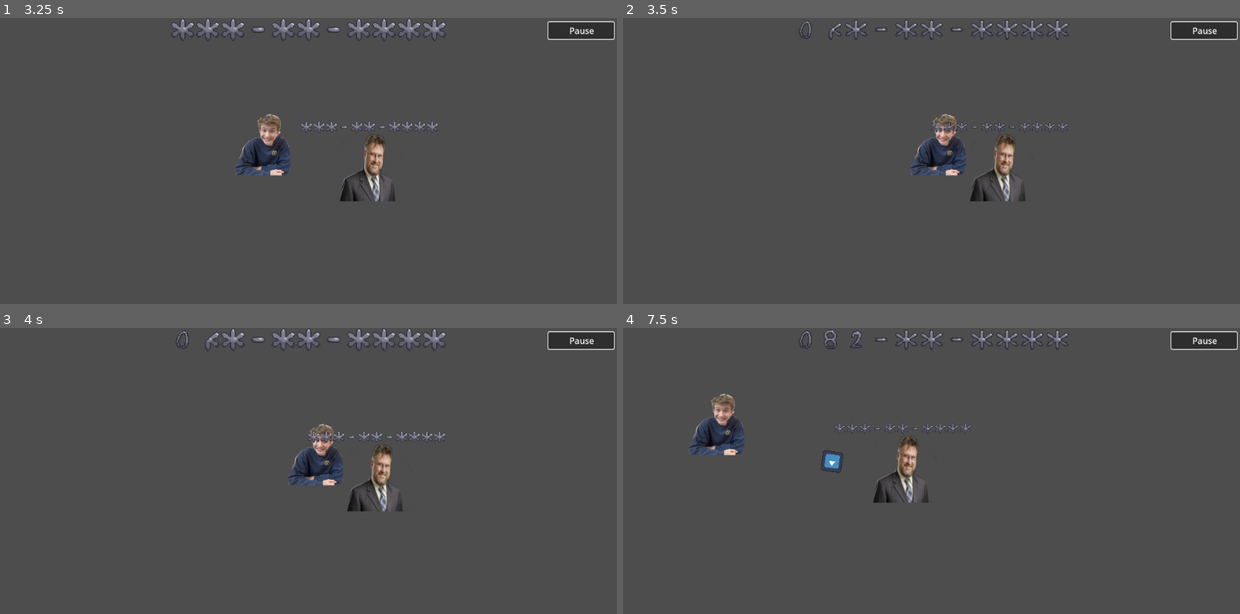
Above: before the commit, frames 1-4 (two rows, left to right).
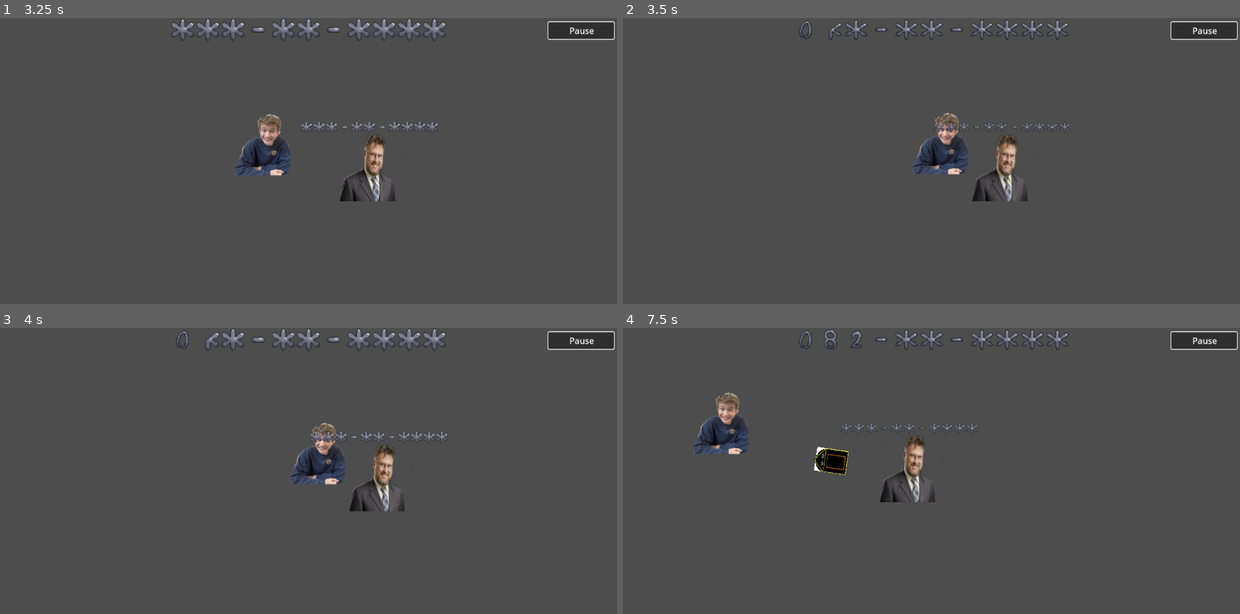
Above: after the commit, the same moments.

Repository: gabcorn/Project1-ECEN4273
Game: Godot game, scene res://Game_Logic_and_UI/main_menu.tscn
Same seed, same stepped clock (60 frames per second), same inputs: the game is played once before the commit and once after it. The engine's default icon, where the game draws it, is replaced by a stand-in: a white triangle on a blue panel in a dark square.
Inputs:
- Up to frame 1 (3.25 s): click "Start Game" at 0.5 s; click "Pause" at 1.25 s; click "Return to Play" at 2 s; hold Right (Right) from 2.78 s (still down); tap Up (Up) at 3.02 s
- Up to frame 2 (3.5 s): keep holding Right (Right)
- Up to frame 3 (4 s): keep holding Right (Right); tap Up (Up) at 3.77 s
- Up to frame 4 (7.5 s): release Right (Right) at 4.28 s; hold Left (Left) 4.28-5.03 s; hold Right (Right) 5.03-6.53 s; tap Up (Up) at 5.27, 6.02, 6.77 s; hold Left (Left) 6.53-7.28 s; hold Right (Right) from 7.28 s (still down)

Frame 1 is identical in both runs. In frame 2, 1.2% of the frame differs, in the area x 46-73%, y 33-65%; in frame 3, 1.3%; in frame 4, 2.2%, in the area x 10-58%, y 22-62%.

Commit message:
FreedomPills added graphics
hehehehe

Diff:
--- a/Character_Related/freedom_pills.tscn
+++ b/Character_Related/freedom_pills.tscn
@@ -1,17 +1,18 @@
 [gd_scene load_steps=4 format=3 uid="uid://ccire0j347s2v"]
 
 [ext_resource type="Script" path="res://Character_Related/freedom_pills.gd" id="1_5u5sl"]
-[ext_resource type="Texture2D" uid="uid://bkq1ogt7ncr5w" path="res://icon.svg" id="3_hwttu"]
+[ext_resource type="Texture2D" uid="uid://bdloy57mhtxbw" path="res://Images/FreedomPills/FreedomPill.png" id="2_q8yjt"]
 
 [sub_resource type="RectangleShape2D" id="RectangleShape2D_qjegg"]
-size = Vector2(128, 128)
+size = Vector2(266.667, 216.667)
 
 [node name="FreedomPill" type="CharacterBody2D"]
-scale = Vector2(0.3, 0.3)
+scale = Vector2(0.2, 0.2)
 script = ExtResource("1_5u5sl")
 
 [node name="FreedomArea" type="CollisionShape2D" parent="."]
+position = Vector2(-16.6667, -1.66667)
 shape = SubResource("RectangleShape2D_qjegg")
 
 [node name="Sprite2D" type="Sprite2D" parent="."]
-texture = ExtResource("3_hwttu")
+texture = ExtResource("2_q8yjt")
Binary file added: Images/FreedomPills/FreedomPill.png
Not shown, added: Images/FreedomPills/FreedomPill.png.import
